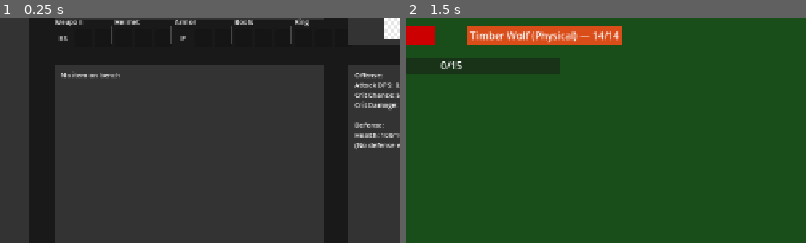
Above: before the commit, frames 1-2 (left to right).
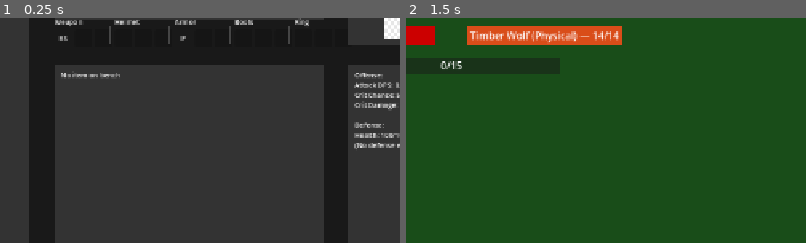
Above: after the commit, the same moments.

Repository: loginn/hammertime
Game: Godot game, scene res://scenes/main.tscn
Two runs of this game, one before a commit and one after it. Both use one fixed random seed, a clock stepped at 60 frames per second and the inputs below.
Inputs:
- Up to frame 1 (0.25 s): no input
- Up to frame 2 (1.5 s): click "Adventure" at 0.5 s; click "Start Combat" at 1.25 s
The pictures show only the part of the screen within x 20-70%, y 29-79%; the shares and areas given below are measured in that part.

The runs differ from the first frame. In frame 1, 0.3% of the frame differs, in the area x 27-73%, y 3-12%; in frame 2, nothing differs.

Commit message:
fix(57): visually center stash group separators between button edges
Shift separators 3px left to account for button rendering offset within
VBoxContainers — now centered between actual visible button edges.

Co-Authored-By: Claude Opus 4.6 (1M context) <noreply@anthropic.com>

Diff:
--- a/scenes/forge_view.tscn
+++ b/scenes/forge_view.tscn
@@ -468,33 +468,33 @@
 
 [node name="Sep1" type="ColorRect" parent="StashDisplay"]
 layout_mode = 0
-offset_left = 90.0
+offset_left = 87.0
 offset_top = 14.0
-offset_right = 92.0
+offset_right = 89.0
 offset_bottom = 42.0
 color = Color(0.4, 0.4, 0.4, 0.6)
 
 [node name="Sep2" type="ColorRect" parent="StashDisplay"]
 layout_mode = 0
-offset_left = 186.0
+offset_left = 183.0
 offset_top = 14.0
-offset_right = 188.0
+offset_right = 185.0
 offset_bottom = 42.0
 color = Color(0.4, 0.4, 0.4, 0.6)
 
 [node name="Sep3" type="ColorRect" parent="StashDisplay"]
 layout_mode = 0
-offset_left = 282.0
+offset_left = 279.0
 offset_top = 14.0
-offset_right = 284.0
+offset_right = 281.0
 offset_bottom = 42.0
 color = Color(0.4, 0.4, 0.4, 0.6)
 
 [node name="Sep4" type="ColorRect" parent="StashDisplay"]
 layout_mode = 0
-offset_left = 378.0
+offset_left = 375.0
 offset_top = 14.0
-offset_right = 380.0
+offset_right = 377.0
 offset_bottom = 42.0
 color = Color(0.4, 0.4, 0.4, 0.6)
 
